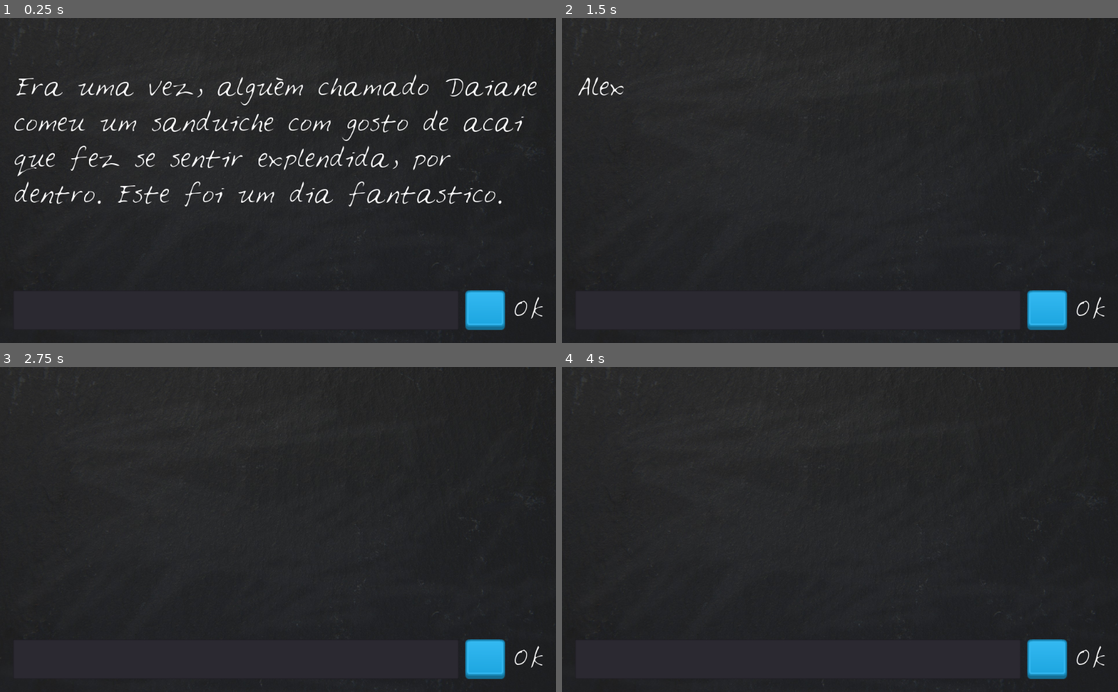
Above: before the commit, frames 1-4 (two rows, left to right).
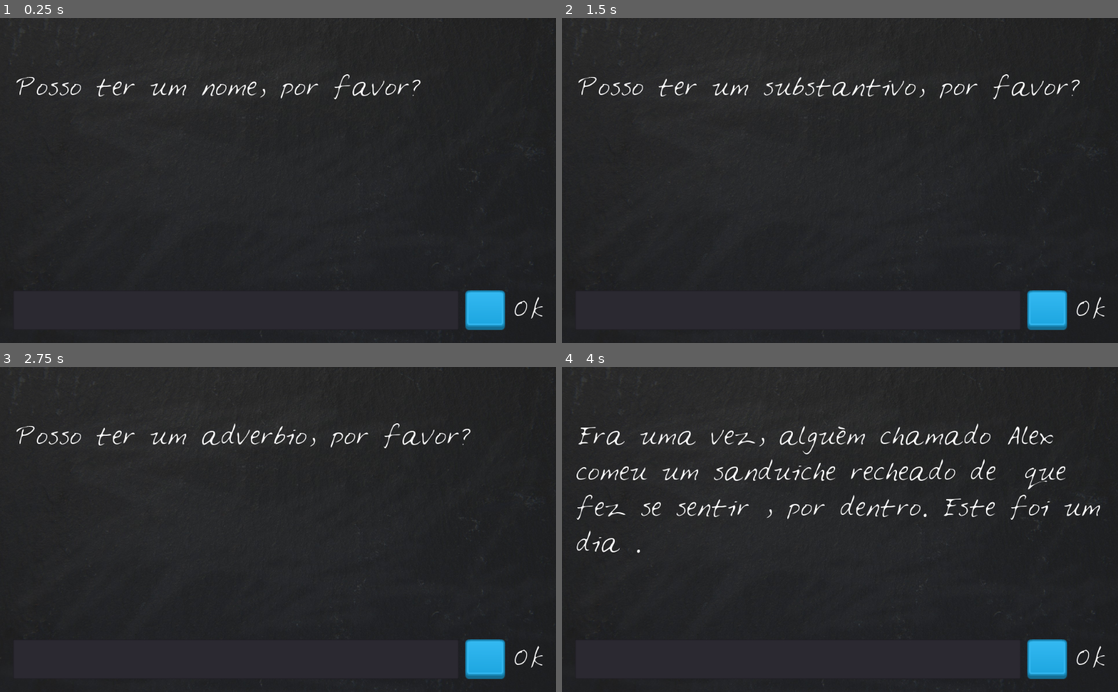
Above: after the commit, the same moments.

Repository: alexandrepeluchi/godot-udemy
Game: Godot game, scene res://LoonyLips.tscn
Same seed, same stepped clock (60 frames per second), same inputs: the game is played once before the commit and once after it.
Inputs (mouse positions are in pixels of both pictures, inside the frame that each line leads up to):
- Up to frame 1 (0.25 s): no input
- Up to frame 2 (1.5 s): click (795, 310) at 0.52 s; type "Alex" at 0.6 s; click (1045, 310) at 1.25 s
- Up to frame 3 (2.75 s): click (483, 659) at 2 s
- Up to frame 4 (4 s): click (1045, 659) at 2.75 s; tap Enter at 3.5 s

The runs differ from the first frame. In frame 1, 4.7% of the frame differs, in the area x 2-97%, y 17-59%; in frame 2, 1.1%; in frame 3, 0.9%; in frame 4, 3.2%.

Commit message:
Funções para receber palavras e exibir a pequena história

Diff:
--- a/Loony_Lips/LoonyLips.gd
+++ b/Loony_Lips/LoonyLips.gd
@@ -1,17 +1,37 @@
 extends Control
 
+var player_words = []
+var prompts = ["um nome", "um substantivo", "um adverbio", "um adjetivo"]
+var story = "Era uma vez, alguém chamado %s comeu um sanduiche recheado de %s que fez se sentir %s, por dentro. Este foi um dia %s."
+
+onready var PlayerText = $VBoxContainer/HBoxContainer/PlayerText
+onready var DisplayText = $VBoxContainer/DisplayText
+
 func _ready():
-	var prompts = ["Daiane", "acai", "explendida", "fantastico"]
-	var story = "Era uma vez, alguém chamado %s comeu um sanduiche com gosto de %s que fez se sentir %s, por dentro. Este foi um dia %s."
-	$VBoxContainer/DisplayText.text = story % prompts
+	check_player_words_lenght()
 
-func _on_PlayerText_text_entered(new_text):
-	update_DisplayText(new_text)
+func _on_PlayerText_text_entered():
+	add_to_player_words()
 
 func _on_TextureButton_pressed():
-	var words = $VBoxContainer/HBoxContainer/PlayerText.text
-	update_DisplayText(words)
+	add_to_player_words()
 
-func update_DisplayText(new_text):
-	$VBoxContainer/DisplayText.text = new_text
-	$VBoxContainer/HBoxContainer/PlayerText.clear()
+func add_to_player_words():
+	player_words.append(PlayerText.text)
+	PlayerText.clear()
+	check_player_words_lenght()
+
+func is_story_done():
+	return player_words.size() == prompts.size()
+
+func check_player_words_lenght():
+	if is_story_done():
+		tell_story()
+	else:
+		prompt_player()
+
+func tell_story():
+	DisplayText.text = story % player_words
+
+func prompt_player():
+	DisplayText.text = "Posso ter " + prompts[player_words.size()] + ", por favor?"
